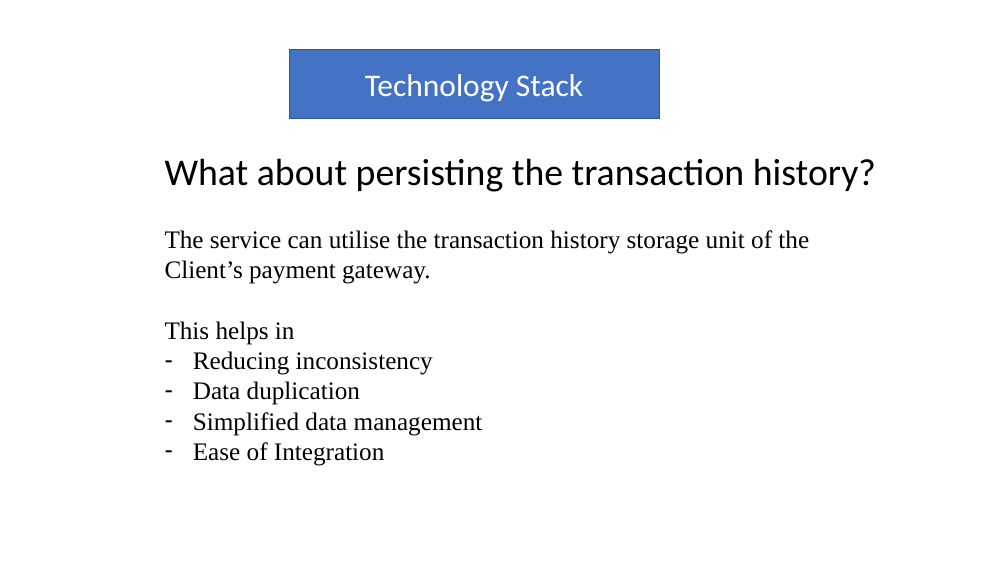
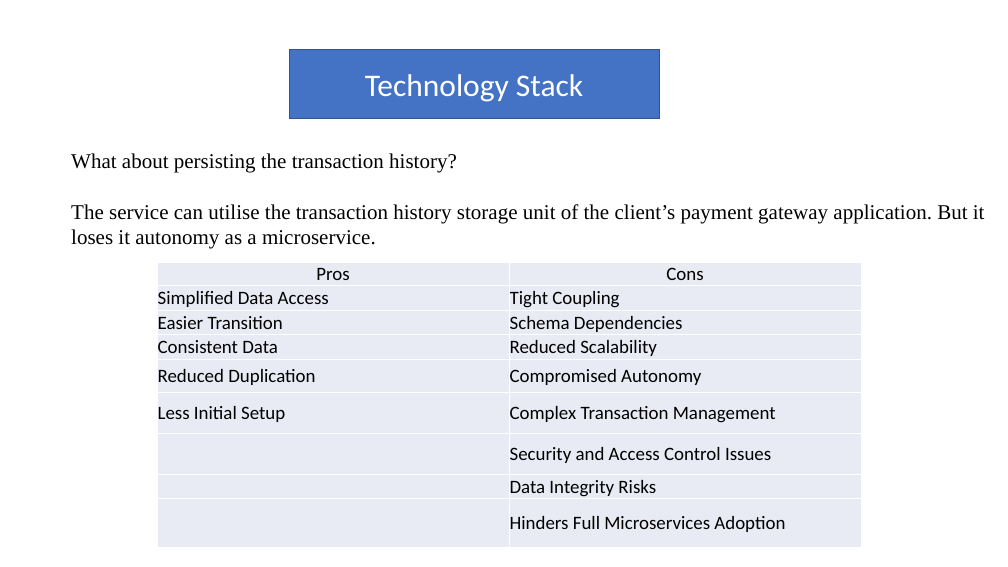
Before and after one commit to sujathak625/Paypal2.0CaseStudy, a slide deck: slide 30 of PayPal as payment method.pptx. Drawn at 1008x567 pixels with LibreOffice and Linux fonts; fonts in the diff are those of the drawing. Boxes give left, top, right and bottom in pixels: in the first picture for what was removed or moved away, otherwise in the second. Text is boxed around its words. In the diff, an @@ line names an element or a change of style, - is before the commit and + after.

```diff
--- a/PayPal as payment method.pptx
+++ b/PayPal as payment method.pptx
@@ text "What about persisting the transaction ...": place and size @@
-text "What about persisting the transaction ..." at (165,158,876,466)
+text "What about persisting the transaction ..." at (71,153,985,249)
@@ text at (71,153,457,173): size 36 to 20 pt, font Calibri to Times New Roman in "What about persisting the transaction history?"; alignment left to justified @@
@@ text at (71,204,985,249): text changed; size 24 to 20 pt @@
-The service can utilise the transaction history storage unit of the
-Client’s payment gateway.
-This helps in
-– Reducing inconsistency
-– Data duplication
-– Simplified data management
-– Ease of Integration
+The service can utilise the transaction history storage unit of the client’s payment gateway application. But it loses it autonomy as a microservice.
@@ table added at (157,262,862,548), 9 rows, 2 columns @@
+Pros | Cons
+Simplified Data Access | Tight Coupling
+Easier Transition | Schema Dependencies
+Consistent Data | Reduced Scalability
+Reduced Duplication | Compromised Autonomy
+Less Initial Setup | Complex Transaction Management
+ | Security and Access Control Issues
+ | Data Integrity Risks
+ | Hinders Full Microservices Adoption
```
Also in this commit, not shown: 2 other slides changed, 1 slide added, 1 slide removed.
